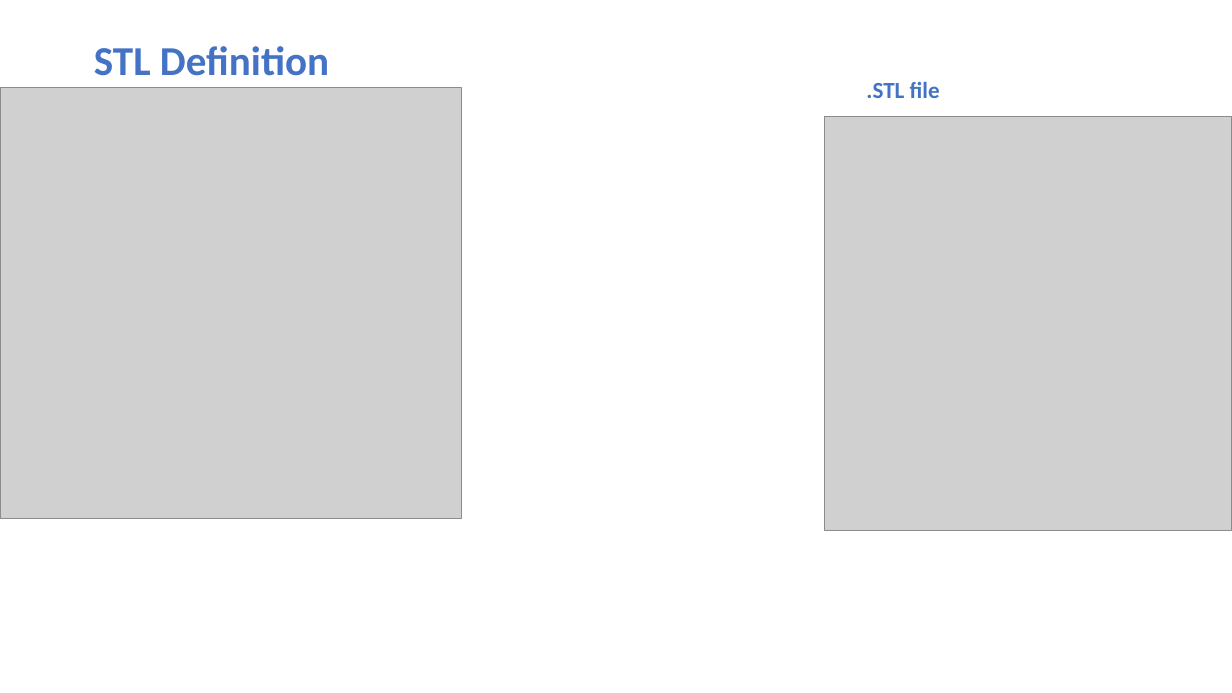
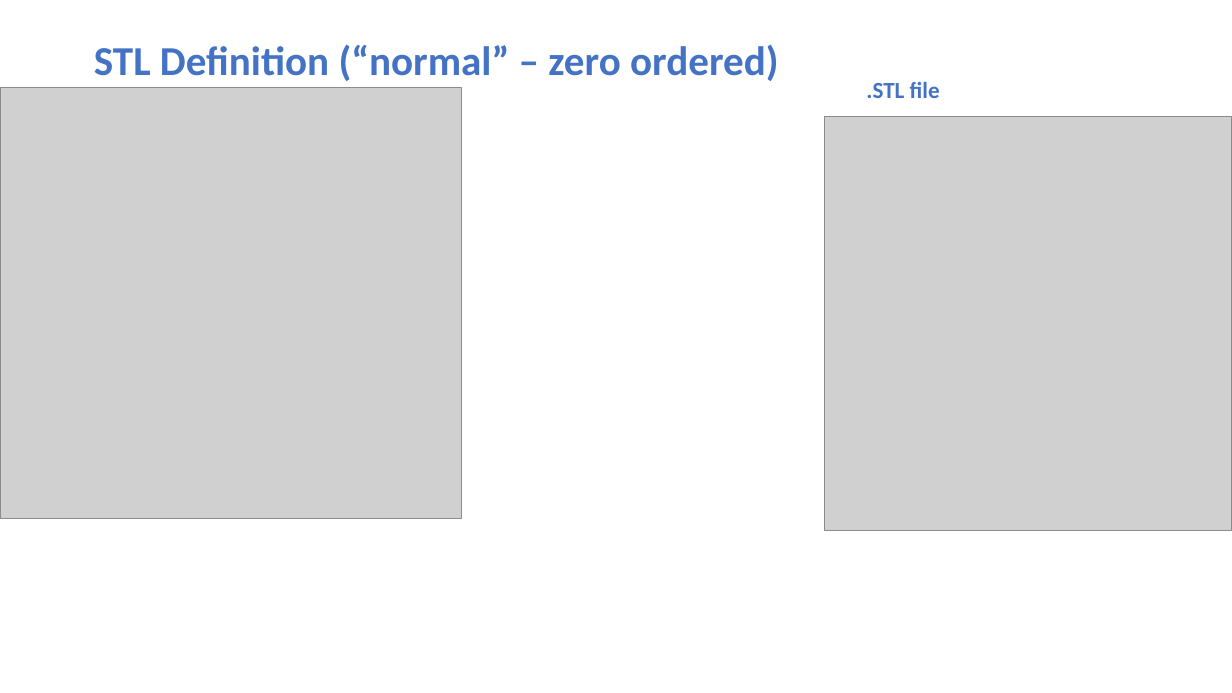
Before and after one commit to Drshelden/DP2, a slide deck: slide 11 of Classes/Week 07 - Meshes & Brep/Class 07 - Meshes & BREPs.pptx (slide 12 before the commit). Drawn at 1232x693 pixels with LibreOffice and Linux fonts; fonts in the diff are those of the drawing; grey boxes stand for pictures. Boxes give left, top, right and bottom in pixels: in the first picture for what was removed or moved away, otherwise in the second. Text is boxed around its words. In the diff, an @@ line names an element or a change of style, - is before the commit and + after.

```diff
--- a/Classes/Week 07 - Meshes & Brep/Class 07 - Meshes & BREPs.pptx
+++ b/Classes/Week 07 - Meshes & Brep/Class 07 - Meshes & BREPs.pptx
@@ title at (x1=94, y1=44, x2=779, y2=81): text changed @@
-STL Definition
+STL Definition (“normal” – zero ordered)
```
Also in this commit, not shown: 1 other slide changed, 21 other files.
